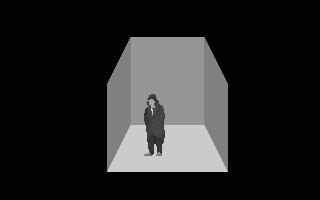
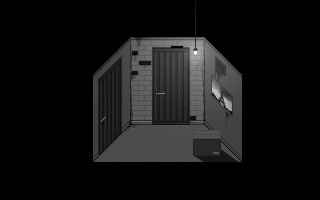
Layered file, before and after one edit (320x200). Changes by layer:
renamed "DM_Still.png" to "LIGHTING", blend normal → soft light, painted on it over [93, 0, 242, 172]
added layer "PAINTING #1" above "BACKDOOR" over [211, 75, 233, 117]
added layer "BACKDOOR" above "DOOR" over [153, 48, 189, 125]
added layer "DOOR" above "LIGHT" over [99, 58, 121, 156]
added layer "LIGHT" above "CARDBOARD BOX" over [193, 0, 198, 55]
added group "CARDBOARD BOX" with 2 layers above "SHADOWS" over [193, 125, 221, 156]
added layer "BOX CLOSE" in group "CARDBOARD BOX" over [193, 130, 221, 156]
added layer "SHADOWS" (soft light) above "SAFE DOOR #1" over [193, 148, 240, 165]
added group "SAFE DOOR #1" with 4 layers above "ROOM BASE" over [190, 82, 230, 112]
added layer "SAFE DOOR 1" in group "SAFE DOOR #1" over [215, 82, 230, 112]
renamed "Pasted Layer" to "ROOM BASE", painted on it over [93, 0, 242, 172]
